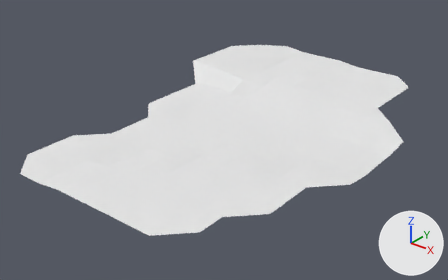
One commit to the OBJ model Assets/Models/island1.obj: the scene before it, then after it.
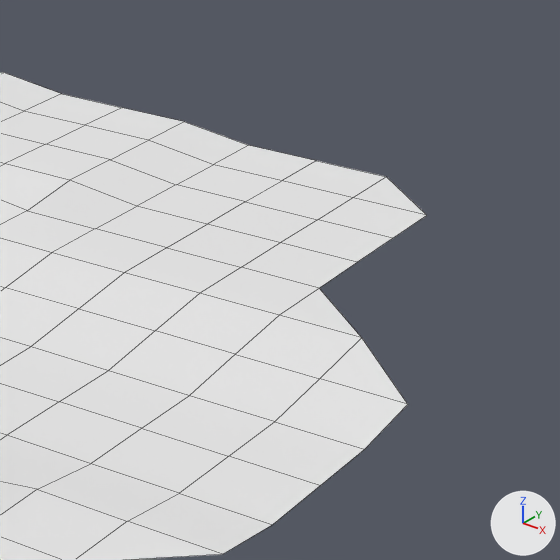
Each version is shown whole from a camera (50 mm lens) standing at (7.79, -8.95, 5.0) and looking at (1.01, -0.48, -0.25), then close up on the part from 64% to 100% of the width and 9% to 67% of the height. Arrows for +X, +Y and +Z are at lower right; the lights stay in place. The close-ups show mesh edges as thin lines. Where no turn or scale is listed for an object, it has been applied to the vertices.
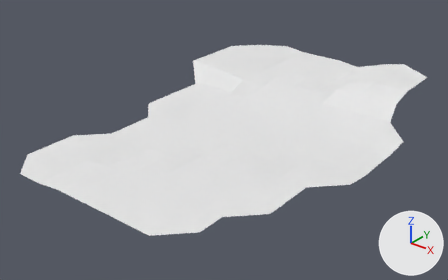
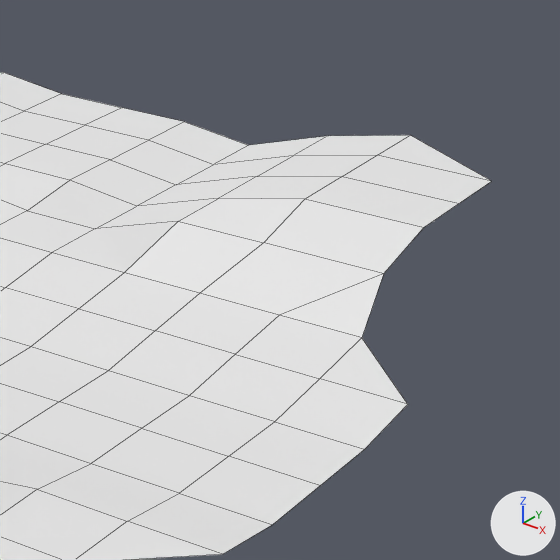
Where the change shows, as pixel boxes [x1, y1, x2, y2] in the close-ups (560 x 560 px; the box of a moved part takes in the faces that stretch with it):
'plane', reshaped
    before: [0, 72, 427, 560]
    after: [0, 72, 491, 560]
part 1 of me_plane, moved or reshaped
    before: [52, 145, 316, 272]
    after: [52, 136, 327, 272]
part 2 of me_plane, moved or reshaped
    before: [124, 224, 280, 293]
    after: [124, 198, 304, 293]
part 3 of me_plane, moved or reshaped
    before: [208, 161, 386, 243]
    after: [220, 135, 410, 199]
part 4 of me_plane, moved or reshaped
    before: [200, 243, 361, 338]
    after: [200, 199, 423, 338]
part 5 of me_plane, moved or reshaped
    before: [281, 177, 427, 262]
    after: [306, 135, 491, 228]

What changed in the scene script:
```text
Change me_plane:
    where me_plane.from_pydata(...)  # 164 vertices, 147 faces; spans x -1.5..4.0, y -4.0..4.0, z 0.0..0.31
    used by ob_plane; location = (0.0, 0.0, 0.0)
    me_plane part 1: all 5 vertices in x 2.0, y 2.0..4.0, z 0.12 are moved by (0.06, 0.0, 0.19)
    me_plane part 2: the 1 vertex in x 2.5, y 2.0, z 0.12 is moved by (0.12, 0.0, 0.19)
    me_plane part 3: all 4 vertices in x 2.5, y 2.5..4.0, z 0.12 are moved by (0.12, 0.0, 0.31)
    me_plane part 4: the 1 vertex in x 3.0, y 2.0, z 0.12 is moved by (0.38, 0.0, 0.19)
    me_plane part 5: all 3 vertices in x 3.0, y 2.5..3.5, z 0.12 are moved by (0.38, 0.0, 0.31)
```
